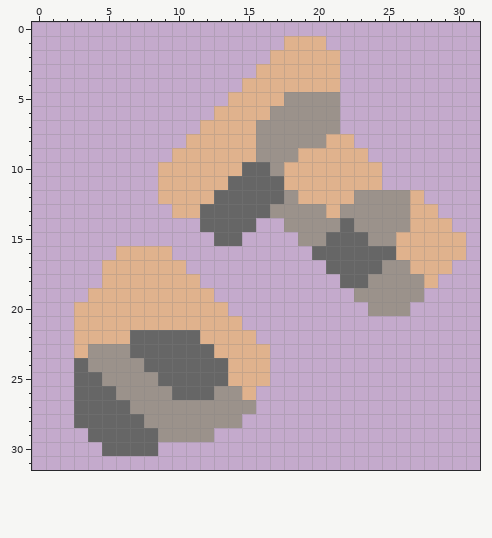
Pixel-art sprite -- sprites/blocks/environment/debris/debris-nodule3.png. The first picture shows the starting point.
The file is 32x32 pixels.
Once edited:
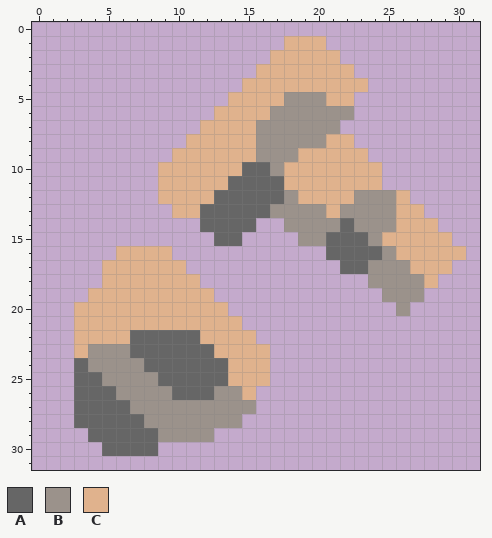
Palette (. is transparent): A #666666  B #9b928b  C #e0b28d
From old to new:
y 3: x 22 . -> C
y 4: x 22..23 .. -> CC
y 5: x 21..22 B. -> CC
y 6: x 22 . -> B
y 12: x 26..27 BC -> C.
y 13: x 26 B -> C; x 28 C -> .
y 14: x 26 B -> C; x 29 C -> .
y 15: x 25 B -> C; x 30 C -> .
y 16: x 20 A -> .; x 25 A -> B
y 17: x 21 A -> .; x 24 A -> B
y 18: x 22..23 AA -> ..
y 19: x 23..24 BB -> ..
y 20: x 24..25 BB -> ..
